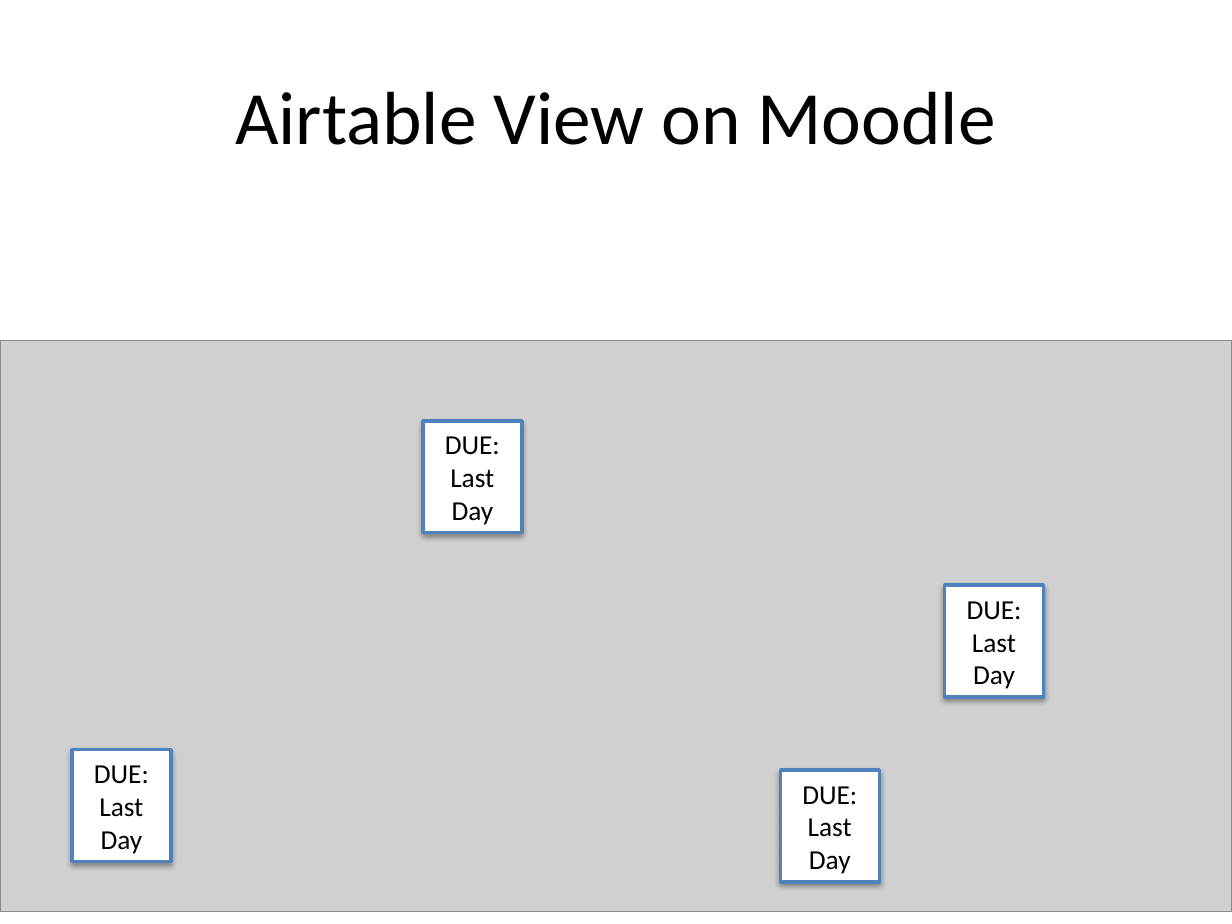
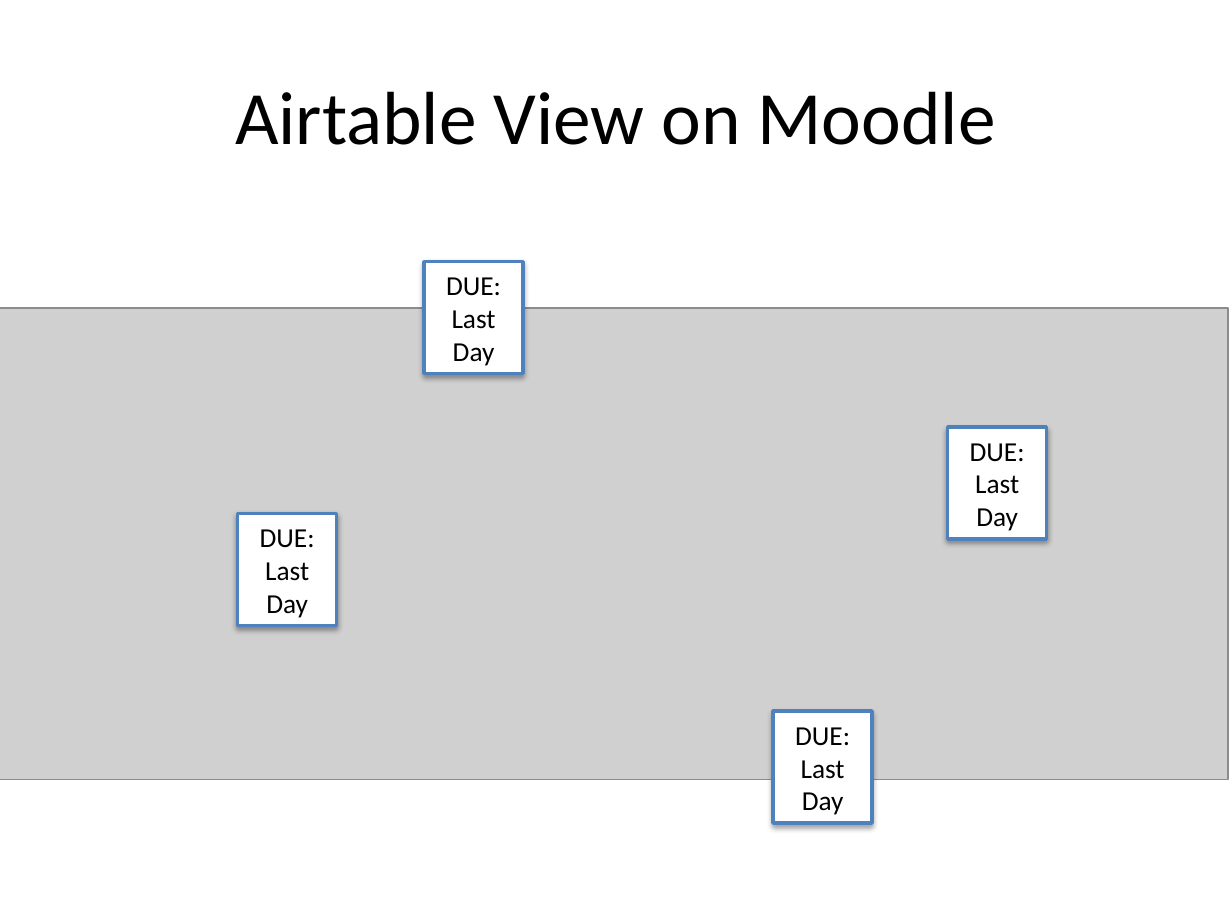
Before and after one commit to RHIT-CSSE/csse220, a slide deck: slide 2 of ClassMaterials/JavaIntro/Slides/Part2-JavaIntro.pptx. Drawn at 1232x924 pixels with LibreOffice and Linux fonts; fonts in the diff are those of the drawing; grey boxes stand for pictures. Boxes give left, top, right and bottom in pixels: in the first picture for what was removed or moved away, otherwise in the second. Text is boxed around its words. In the diff, an @@ line names an element or a change of style, - is before the commit and + after.

```diff
--- a/ClassMaterials/JavaIntro/Slides/Part2-JavaIntro.pptx
+++ b/ClassMaterials/JavaIntro/Slides/Part2-JavaIntro.pptx
@@ rectangle "DUE:": place and size @@
-rectangle "DUE:" at (423, 421, 521, 533)
+rectangle "DUE:" at (424, 261, 522, 373)
@@ picture: place and size @@
-picture at (0, 340, 1232, 912)
+picture at (0, 308, 1228, 780)
@@ rectangle "DUE:": place and size @@
-rectangle "DUE:" at (945, 585, 1044, 697)
+rectangle "DUE:" at (947, 428, 1046, 540)
@@ rectangle "DUE:": place and size @@
-rectangle "DUE:" at (71, 749, 170, 861)
+rectangle "DUE:" at (238, 514, 336, 626)
@@ rectangle "DUE:": place and size @@
-rectangle "DUE:" at (780, 770, 878, 882)
+rectangle "DUE:" at (774, 711, 872, 823)
```
Also in this commit, not shown: 2 other files.
